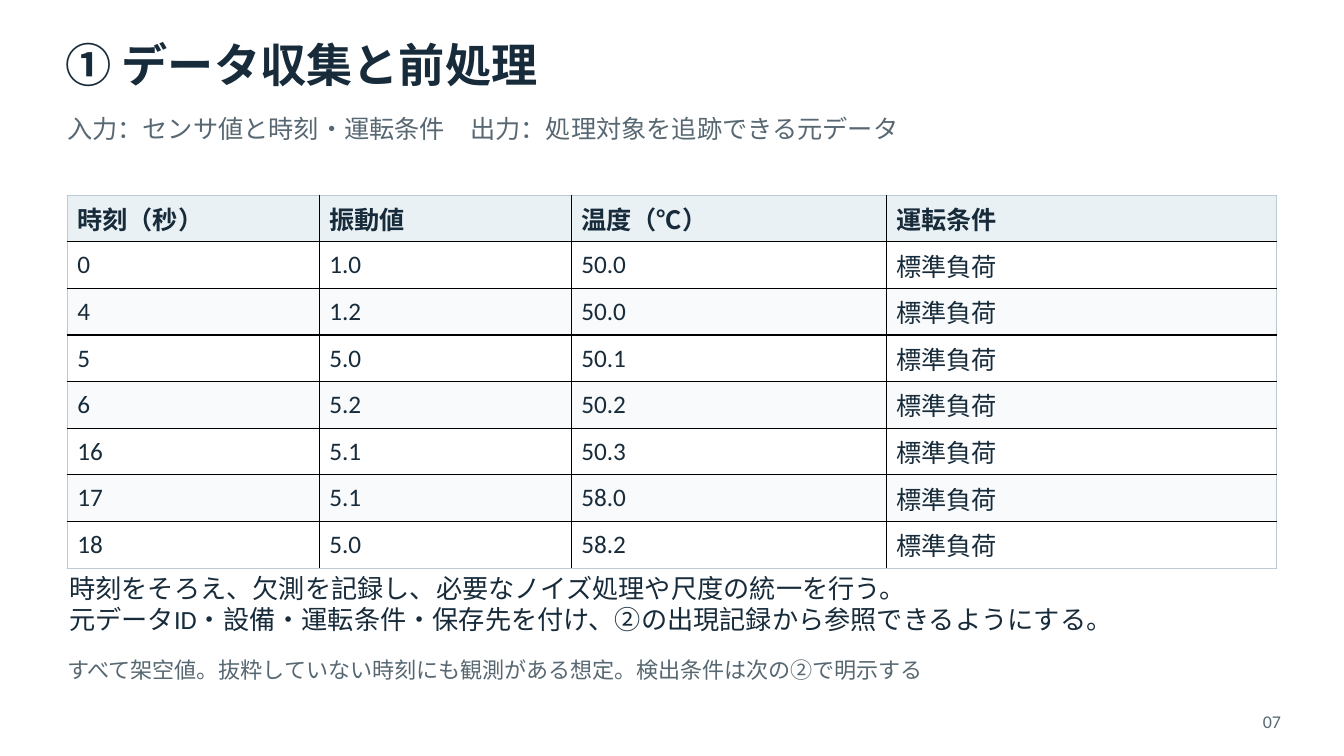
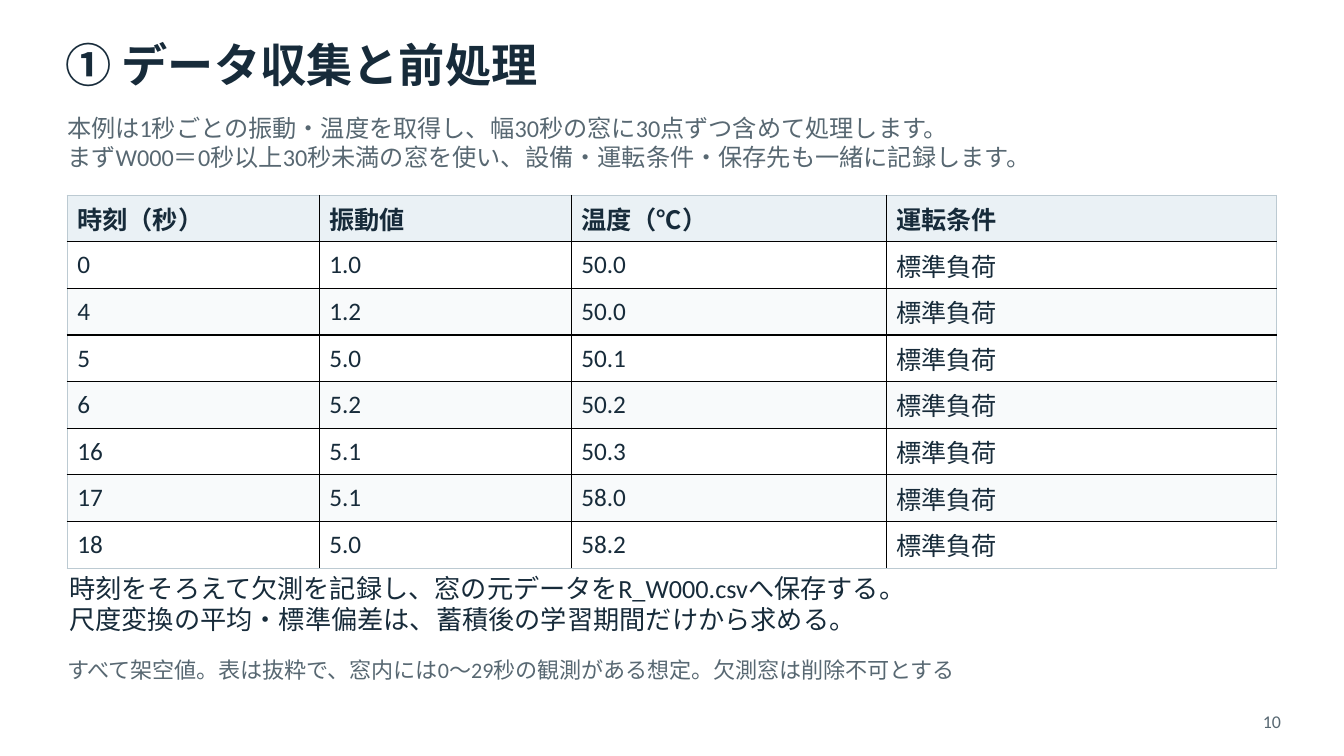
Before and after one commit to tachyonstone/test, a slide deck: slide 10 of 発明アイデア説明資料.pptx (slide 7 before the commit). Drawn at 1344x756 pixels with LibreOffice and Linux fonts; fonts in the diff are those of the drawing. Boxes give left, top, right and bottom in pixels: in the first picture for what was removed or moved away, otherwise in the second. Text is boxed around its words. In the diff, an @@ line names an element or a change of style, - is before the commit and + after.

```diff
--- a/発明アイデア説明資料.pptx
+++ b/発明アイデア説明資料.pptx
@@ text at <box>67,116,1030,168</box>: text changed; size 18 to 17.2 pt @@
-入力：センサ値と時刻・運転条件 出力：処理対象を追跡できる元データ
+本例は1秒ごとの振動・温度を取得し、幅30秒の窓に30点ずつ含めて処理します。
+まずW000＝0秒以上30秒未満の窓を使い、設備・運転条件・保存先も一緒に記録します。
@@ text at <box>69,576,905,631</box>: text changed @@
-時刻をそろえ、欠測を記録し、必要なノイズ処理や尺度の統一を行う。
-元データID・設備・運転条件・保存先を付け、②の出現記録から参照できるようにする。
+時刻をそろえて欠測を記録し、窓の元データをR_W000.csvへ保存する。
+尺度変換の平均・標準偏差は、蓄積後の学習期間だけから求める。
@@ text at <box>67,659,955,680</box>: text changed @@
-すべて架空値。抜粋していない時刻にも観測がある想定。検出条件は次の②で明示する
+すべて架空値。表は抜粋で、窓内には0〜29秒の観測がある想定。欠測窓は削除不可とする
@@ text at <box>1263,716,1281,728</box>: text changed @@
-07
+10
```
Also in this commit, not shown: 41 other slides changed, 16 slides added, 3 slides removed.
